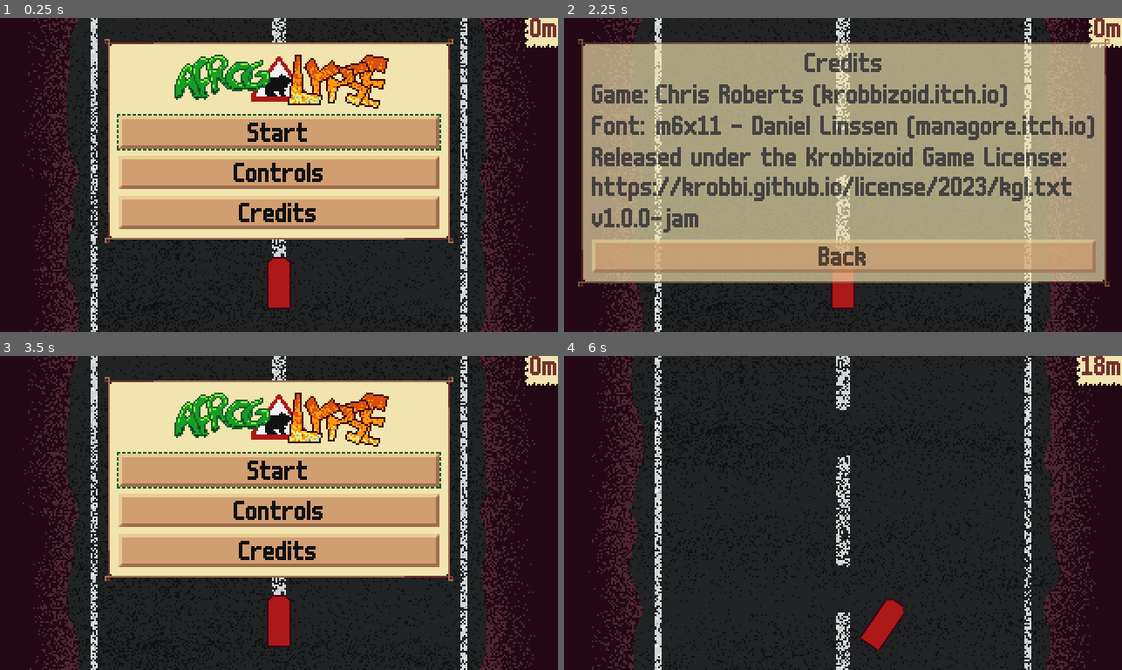
Above: before the commit, frames 1-4 (two rows, left to right).
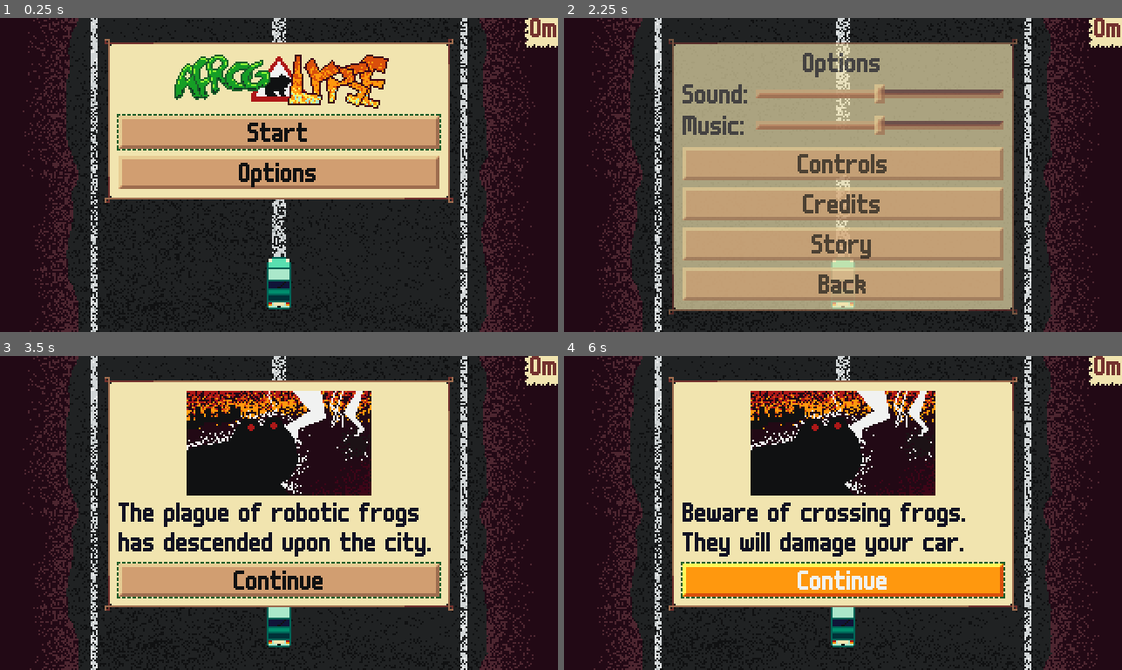
Above: after the commit, the same moments.

Repository: krobbi/afrogalypse
Game: Godot game, scene res://scenes/main/main.tscn
The game is run twice, just before and just after one commit, with the same random seed, the same clock (stepped at 60 frames per second) and the same inputs.
Inputs (mouse positions are in pixels of both pictures, inside the frame that each line leads up to):
- Up to frame 1 (0.25 s): no input
- Up to frame 2 (2.25 s): click "Controls" (after the commit: "Options") at 0.5 s; click "Back" at 1.25 s; click "Credits" (after the commit: "Options") at 2 s
- Up to frame 3 (3.5 s): click "Back" (after the commit: "Story") at 2.75 s
- Up to frame 4 (6 s): click (843, 469) at 3.5 s, where only the run before the commit has a clickable "Start"; click (843, 578) at 4.25 s, where only the run after the commit has a clickable "Continue"; click (843, 578) at 5 s, where only the run after the commit has a clickable "Continue"; hold D (steer_right) from 5.78 s (still down)

The runs differ from the first frame. In frame 1, 9.3% of the frame differs, in the area x 18-82%, y 14-93%; in frame 2, 57%, in the area x 2-98%, y 6-95%; in frame 3, 33%; in frame 4, 47%.

Commit message:
Sound options

Diff:
--- a/autoloads/global/global.gd
+++ b/autoloads/global/global.gd
@@ -19,14 +19,33 @@
 var speed: float = 0.0
 var rng: RandomNumberGenerator = RandomNumberGenerator.new()
 var high_score: int = 0
+var is_main_card: bool = true
+var sound_volume: float = 50.0
+var music_volume: float = 50.0
 
 func _ready() -> void:
+	set_sound_volume(50.0)
+	set_music_volume(50.0)
 	load_data()
 
 
 func reset_rng() -> void:
 	rng.seed = hash("Frog RNG.")
 	rng.state = 0xf706
+
+
+func set_bus_volume(bus_name: String, value: float) -> void:
+	AudioServer.set_bus_volume_db(AudioServer.get_bus_index(bus_name), linear_to_db(value * 0.01))
+
+
+func set_sound_volume(value: float) -> void:
+	sound_volume = value
+	set_bus_volume("Sound", sound_volume)
+
+
+func set_music_volume(value: float) -> void:
+	music_volume = value
+	set_bus_volume("Music", music_volume)
 
 
 func new_game() -> void:
@@ -51,9 +70,11 @@
 		return
 
 	file.store_line(JSON.stringify({
-		"format": "krobbizoid.gmtk-2023.save",
+		"format": "krobbizoid.afrogalypse.save",
 		"version": "1.0.0-jam",
-		"high_score": high_score
+		"high_score": high_score,
+		"sound_volume": sound_volume,
+		"music_volume": music_volume,
 	}))
 	file.close()
 
@@ -67,10 +88,27 @@
 	var result: Variant = JSON.parse_string(file.get_as_text())
 	file.close()
 
-	if result is Dictionary and "high_score" in result:
-		var score: Variant = result["high_score"]
+	if result is Dictionary:
+		if "high_score" in result:
+			var score: Variant = result["high_score"]
 
-		if score is int and score > 0:
-			high_score = score
-		elif score is float and score > 0.0:
-			high_score = int(score)
+			if score is int and score > 0:
+				high_score = score
+			elif score is float and score > 0.0:
+				high_score = int(score)
+
+		if "sound_volume" in result:
+			var volume: Variant = result["sound_volume"]
+
+			if volume is int and volume >= 0 and volume <= 100:
+				set_sound_volume(float(volume))
+			elif volume is float and is_finite(volume) and volume >= 0.0 and volume <= 100.0:
+				set_sound_volume(volume)
+
+		if "music_volume" in result:
+			var volume: Variant = result["music_volume"]
+
+			if volume is int and volume >= 0 and volume <= 100:
+				set_music_volume(float(volume))
+			elif volume is float and is_finite(volume) and volume >= 0.0 and volume <= 100.0:
+				set_music_volume(volume)
--- /dev/null
+++ b/entities/sign_spawner/sign_spawner.gd
@@ -0,0 +1,12 @@
+extends Marker2D
+
+@export var sign_scene: PackedScene
+
+@onready var distance_clock: DistanceClock = $DistanceClock
+
+func spawn_sign() -> void:
+	var sign_entity: Sprite2D = sign_scene.instantiate()
+	randomize()
+	sign_entity.position.x = randf_range(-16.0, 16.0)
+	distance_clock.remaining = randf_range(1000.0, 2000.0)
+	add_child(sign_entity)
--- /dev/null
+++ b/entities/sign_spawner/sign_spawner.tscn
@@ -0,0 +1,17 @@
+[gd_scene load_steps=4 format=3 uid="uid://e48x6rmcjgy7"]
+
+[ext_resource type="Script" path="res://entities/sign_spawner/sign_spawner.gd" id="1_mfihj"]
+[ext_resource type="PackedScene" uid="uid://bmeflkttin1ks" path="res://entities/sign/sign.tscn" id="2_h0faa"]
+[ext_resource type="PackedScene" uid="uid://wrsulnlolt62" path="res://components/distance_clock/distance_clock.tscn" id="3_8mc8v"]
+
+[node name="SignSpawner" type="Marker2D"]
+y_sort_enabled = true
+script = ExtResource("1_mfihj")
+sign_scene = ExtResource("2_h0faa")
+metadata/_edit_group_ = true
+
+[node name="DistanceClock" parent="." instance=ExtResource("3_8mc8v")]
+distance = 1500.0
+instant = false
+
+[connection signal="distance_reached" from="DistanceClock" to="." method="spawn_sign"]
--- a/gui/cards/controls_gui_card.tscn
+++ b/gui/cards/controls_gui_card.tscn
@@ -41,4 +41,4 @@
 layout_mode = 2
 text = "Back"
 
-[connection signal="pressed" from="VBoxContainer/BackButton" to="." method="change_card" binds= ["main"]]
+[connection signal="pressed" from="VBoxContainer/BackButton" to="." method="change_card" binds= ["options"]]
--- a/gui/cards/credits_gui_card.tscn
+++ b/gui/cards/credits_gui_card.tscn
@@ -13,33 +13,32 @@
 layout_mode = 2
 columns = 2
 
-[node name="GameLabel" type="Label" parent="VBoxContainer/CreditsGridContainer" index="0"]
-layout_mode = 2
-text = "Game:"
-
-[node name="GameCreditLabel" type="Label" parent="VBoxContainer/CreditsGridContainer" index="1"]
-layout_mode = 2
-text = "Chris Roberts (krobbizoid.itch.io)"
-
-[node name="FontLabel" type="Label" parent="VBoxContainer/CreditsGridContainer" index="2"]
+[node name="FontLabel" type="Label" parent="VBoxContainer/CreditsGridContainer" index="0"]
 layout_mode = 2
 text = "Font:"
 
-[node name="FontCreditLabel" type="Label" parent="VBoxContainer/CreditsGridContainer" index="3"]
+[node name="FontCreditLabel" type="Label" parent="VBoxContainer/CreditsGridContainer" index="1"]
 layout_mode = 2
 text = "m6x11 - Daniel Linssen (managore.itch.io)"
 
-[node name="LicenseLabel" type="Label" parent="VBoxContainer" index="2"]
+[node name="HSeparator" type="HSeparator" parent="VBoxContainer" index="2"]
+layout_mode = 2
+
+[node name="LicenseLabel" type="Label" parent="VBoxContainer" index="3"]
 layout_mode = 2
 text = "Released under the Krobbizoid Game License:
 https://krobbi.github.io/license/2023/kgl.txt"
 
-[node name="VersionLabel" type="Label" parent="VBoxContainer" index="3"]
+[node name="CopyrightLabel" type="Label" parent="VBoxContainer" index="4"]
+layout_mode = 2
+text = "Copyright © 2023 Chris Roberts (Krobbizoid)."
+
+[node name="VersionLabel" type="Label" parent="VBoxContainer" index="5"]
 layout_mode = 2
 text = "v1.0.0-jam"
 
-[node name="BackButton" type="Button" parent="VBoxContainer" index="4" groups=["focus"]]
+[node name="BackButton" type="Button" parent="VBoxContainer" index="6" groups=["focus"]]
 layout_mode = 2
 text = "Back"
 
-[connection signal="pressed" from="VBoxContainer/BackButton" to="." method="change_card" binds= ["main"]]
+[connection signal="pressed" from="VBoxContainer/BackButton" to="." method="change_card" binds= ["options"]]
--- a/gui/cards/main_gui_card.gd
+++ b/gui/cards/main_gui_card.gd
@@ -1,5 +1,12 @@
 extends GUICard
 
+func _ready() -> void:
+	Global.is_main_card = true
+
+
 func _on_start_button_pressed() -> void:
-	Global.new_game()
-	close_card()
+	if Global.high_score > 0:
+		Global.new_game()
+		close_card()
+	else:
+		change_card("story")
--- a/gui/cards/main_gui_card.tscn
+++ b/gui/cards/main_gui_card.tscn
@@ -16,14 +16,9 @@
 layout_mode = 2
 text = "Start"
 
-[node name="ControlsButton" type="Button" parent="VBoxContainer" index="2"]
+[node name="OptionsButton" type="Button" parent="VBoxContainer" index="2"]
 layout_mode = 2
-text = "Controls"
-
-[node name="CreditsButton" type="Button" parent="VBoxContainer" index="3"]
-layout_mode = 2
-text = "Credits"
+text = "Options"
 
 [connection signal="pressed" from="VBoxContainer/StartButton" to="." method="_on_start_button_pressed"]
-[connection signal="pressed" from="VBoxContainer/ControlsButton" to="." method="change_card" binds= ["controls"]]
-[connection signal="pressed" from="VBoxContainer/CreditsButton" to="." method="change_card" binds= ["credits"]]
+[connection signal="pressed" from="VBoxContainer/OptionsButton" to="." method="change_card" binds= ["options"]]
--- /dev/null
+++ b/gui/cards/options_gui_card.gd
@@ -0,0 +1,31 @@
+extends GUICard
+
+@onready var sound_slider: HSlider = $VBoxContainer/GridContainer/SoundSlider
+@onready var music_slider: HSlider = $VBoxContainer/GridContainer/MusicSlider
+
+var has_changed_options: bool = false
+
+func _ready() -> void:
+	Global.is_main_card = false
+	sound_slider.value = Global.sound_volume
+	sound_slider.value_changed.connect(_on_sound_slider_value_changed)
+	music_slider.value = Global.music_volume
+	music_slider.value_changed.connect(_on_music_slider_value_changed)
+
+
+func _exit_tree() -> void:
+	sound_slider.value_changed.disconnect(_on_sound_slider_value_changed)
+	music_slider.value_changed.disconnect(_on_music_slider_value_changed)
+
+	if has_changed_options:
+		Global.save_data()
+
+
+func _on_sound_slider_value_changed(value: float) -> void:
+	Global.set_sound_volume(value)
+	has_changed_options = true
+
+
+func _on_music_slider_value_changed(value: float) -> void:
+	Global.set_music_volume(value)
+	has_changed_options = true
--- /dev/null
+++ b/gui/cards/options_gui_card.tscn
@@ -0,0 +1,56 @@
+[gd_scene load_steps=3 format=3 uid="uid://dnjoq3cue8j2c"]
+
+[ext_resource type="PackedScene" uid="uid://deche81a76i5" path="res://gui/gui_card.tscn" id="1_kqotr"]
+[ext_resource type="Script" path="res://gui/cards/options_gui_card.gd" id="2_xv3dp"]
+
+[node name="OptionsGUICard" instance=ExtResource("1_kqotr")]
+script = ExtResource("2_xv3dp")
+
+[node name="HeadingLabel" type="Label" parent="VBoxContainer" index="0"]
+layout_mode = 2
+text = "Options"
+horizontal_alignment = 1
+
+[node name="GridContainer" type="GridContainer" parent="VBoxContainer" index="1"]
+layout_mode = 2
+columns = 2
+
+[node name="SoundLabel" type="Label" parent="VBoxContainer/GridContainer" index="0"]
+layout_mode = 2
+text = "Sound:"
+
+[node name="SoundSlider" type="HSlider" parent="VBoxContainer/GridContainer" index="1" groups=["focus"]]
+layout_mode = 2
+step = 5.0
+value = 50.0
+
+[node name="MusicLabel" type="Label" parent="VBoxContainer/GridContainer" index="2"]
+layout_mode = 2
+text = "Music:"
+
+[node name="MusicSlider" type="HSlider" parent="VBoxContainer/GridContainer" index="3" groups=["focus"]]
+layout_mode = 2
+size_flags_horizontal = 3
+step = 5.0
+value = 50.0
+
+[node name="ControlsButton" type="Button" parent="VBoxContainer" index="2"]
+layout_mode = 2
+text = "Controls"
+
+[node name="CreditsButton" type="Button" parent="VBoxContainer" index="3"]
+layout_mode = 2
+text = "Credits"
+
+[node name="Story" type="Button" parent="VBoxContainer" index="4"]
+layout_mode = 2
+text = "Story"
+
+[node name="BackButton" type="Button" parent="VBoxContainer" index="5"]
+layout_mode = 2
+text = "Back"
+
+[connection signal="pressed" from="VBoxContainer/ControlsButton" to="." method="change_card" binds= ["controls"]]
+[connection signal="pressed" from="VBoxContainer/CreditsButton" to="." method="change_card" binds= ["credits"]]
+[connection signal="pressed" from="VBoxContainer/Story" to="." method="change_card" binds= ["story"]]
+[connection signal="pressed" from="VBoxContainer/BackButton" to="." method="change_card" binds= ["main"]]
--- /dev/null
+++ b/gui/cards/story_gui_card.gd
@@ -0,0 +1,42 @@
+extends GUICard
+
+const STORY: Array[String] = [
+	"The plague of robotic frogs\nhas descended upon the city.",
+	"Maybe you can escape if\nyou take to the road.",
+	"Beware of crossing frogs.\nThey will damage your car.",
+	"WASD / Arrow Keys:\nSteer",
+	"Space / Z:\nBrake",
+	"Good luck.",
+]
+
+var story_line: int = 0
+
+@onready var label: Label = $VBoxContainer/Label
+@onready var next_player: AudioStreamPlayer = $NextPlayer
+@onready var done_player: AudioStreamPlayer = $DonePlayer
+
+func _ready() -> void:
+	display_story()
+
+
+func display_story() -> void:
+	label.text = STORY[story_line]
+
+
+func _on_continue_button_pressed() -> void:
+	story_line += 1
+
+	if story_line >= len(STORY):
+		if not done_player.playing:
+			done_player.play()
+
+		await done_player.finished
+
+		if Global.is_main_card:
+			Global.new_game()
+			close_card()
+		else:
+			change_card("options")
+	else:
+		next_player.play()
+		display_story()
--- /dev/null
+++ b/gui/cards/story_gui_card.tscn
@@ -0,0 +1,32 @@
+[gd_scene load_steps=6 format=3 uid="uid://b2vb3ehdi8x42"]
+
+[ext_resource type="PackedScene" uid="uid://deche81a76i5" path="res://gui/gui_card.tscn" id="1_nf20q"]
+[ext_resource type="Script" path="res://gui/cards/story_gui_card.gd" id="2_pqs5w"]
+[ext_resource type="Texture2D" uid="uid://bo4ol0wni6mb6" path="res://resources/textures/gui/story.png" id="2_qdgoc"]
+[ext_resource type="AudioStream" uid="uid://d2ssnljcftjpl" path="res://resources/audio/story_next.ogg" id="4_gofkt"]
+[ext_resource type="AudioStream" uid="uid://by75rlp8d41ao" path="res://resources/audio/story_done.ogg" id="5_fh1hq"]
+
+[node name="StoryGUICard" instance=ExtResource("1_nf20q")]
+script = ExtResource("2_pqs5w")
+
+[node name="TextureRect" type="TextureRect" parent="VBoxContainer" index="0"]
+layout_mode = 2
+texture = ExtResource("2_qdgoc")
+stretch_mode = 3
+
+[node name="Label" type="Label" parent="VBoxContainer" index="1"]
+layout_mode = 2
+
+[node name="ContinueButton" type="Button" parent="VBoxContainer" index="2" groups=["focus"]]
+layout_mode = 2
+text = "Continue"
+
+[node name="NextPlayer" type="AudioStreamPlayer" parent="." index="1"]
+stream = ExtResource("4_gofkt")
+bus = &"Sound"
+
+[node name="DonePlayer" type="AudioStreamPlayer" parent="." index="2"]
+stream = ExtResource("5_fh1hq")
+bus = &"Sound"
+
+[connection signal="pressed" from="VBoxContainer/ContinueButton" to="." method="_on_continue_button_pressed"]
--- a/gui/gui_card_manager.tscn
+++ b/gui/gui_card_manager.tscn
@@ -14,3 +14,4 @@
 
 [node name="NavigatePlayer" type="AudioStreamPlayer" parent="."]
 stream = ExtResource("2_ok4tf")
+bus = &"Sound"
--- a/project.godot
+++ b/project.godot
@@ -19,6 +19,10 @@
 config/icon="res://resources/textures/game/icon.png"
 config/macos_native_icon="res://resources/textures/game/icon.icns"
 config/windows_native_icon="res://resources/textures/game/icon.ico"
+
+[audio]
+
+buses/default_bus_layout="res://resources/audio_bus_layouts/default_bus_layout.tres"
 
 [autoload]
 
--- /dev/null
+++ b/resources/audio_bus_layouts/default_bus_layout.tres
@@ -0,0 +1,15 @@
+[gd_resource type="AudioBusLayout" format=3 uid="uid://i77ianucvnmf"]
+
+[resource]
+bus/1/name = &"Sound"
+bus/1/solo = false
+bus/1/mute = false
+bus/1/bypass_fx = false
+bus/1/volume_db = 0.0
+bus/1/send = &"Master"
+bus/2/name = &"Music"
+bus/2/solo = false
+bus/2/mute = false
+bus/2/bypass_fx = false
+bus/2/volume_db = 0.0
+bus/2/send = &"Master"
--- /dev/null
+++ b/resources/style_boxes/separator.tres
@@ -0,0 +1,8 @@
+[gd_resource type="StyleBoxTexture" load_steps=2 format=3 uid="uid://b3gkks7we23s0"]
+
+[ext_resource type="Texture2D" uid="uid://bxgg680qisi5d" path="res://resources/textures/gui/separator.png" id="1_g0ynv"]
+
+[resource]
+texture = ExtResource("1_g0ynv")
+expand_margin_top = 1.0
+expand_margin_bottom = 1.0
--- a/resources/theme/default_theme.tres
+++ b/resources/theme/default_theme.tres
@@ -6,6 +6,9 @@
 [ext_resource type="FontFile" uid="uid://5mw004debtmf" path="res://resources/fonts/m6x11.ttf" id="1_gjyeg"]
 [ext_resource type="StyleBox" uid="uid://vcfuqpnp7edu" path="res://resources/style_boxes/frame.tres" id="1_t1ikr"]
 [ext_resource type="StyleBox" uid="uid://cfxlxb3ig2dfs" path="res://resources/style_boxes/button_pressed.tres" id="3_n413q"]
+[ext_resource type="StyleBox" uid="uid://b3gkks7we23s0" path="res://resources/style_boxes/separator.tres" id="5_0seit"]
+[ext_resource type="Texture2D" uid="uid://c1j3ergggjv6a" path="res://resources/textures/gui/grabber.png" id="5_frmc3"]
+[ext_resource type="Texture2D" uid="uid://l6xwk25xtim1" path="res://resources/textures/gui/grabber_highlight.png" id="6_7kfc4"]
 
 [resource]
 default_font = ExtResource("1_gjyeg")
@@ -18,5 +21,11 @@
 Button/styles/hover = ExtResource("1_3a3k3")
 Button/styles/normal = ExtResource("1_51hm5")
 Button/styles/pressed = ExtResource("3_n413q")
+HSeparator/styles/separator = ExtResource("5_0seit")
+HSlider/icons/grabber = ExtResource("5_frmc3")
+HSlider/icons/grabber_highlight = ExtResource("6_7kfc4")
+HSlider/styles/grabber_area = ExtResource("1_51hm5")
+HSlider/styles/grabber_area_highlight = ExtResource("1_3a3k3")
+HSlider/styles/slider = ExtResource("3_n413q")
 Label/colors/font_color = Color(0.0627451, 0.0666667, 0.133333, 1)
 PanelContainer/styles/panel = ExtResource("1_t1ikr")
--- a/scenes/main/main.gd
+++ b/scenes/main/main.gd
@@ -1,4 +1,8 @@
 extends Node2D
+
+@onready var music_player: AudioStreamPlayer = $MusicPlayer
 
 func _ready() -> void:
 	Global.gui_card_changed.emit("main")
+	# Avoid nasty loop point on startup.
+	music_player.create_tween().tween_property(music_player, "volume_db", 0.0, 1.0)
--- a/scenes/main/main.tscn
+++ b/scenes/main/main.tscn
@@ -1,10 +1,11 @@
-[gd_scene load_steps=9 format=3 uid="uid://db84bo3f0lyqi"]
+[gd_scene load_steps=10 format=3 uid="uid://db84bo3f0lyqi"]
 
 [ext_resource type="PackedScene" uid="uid://ce26bmikob7bk" path="res://entities/car/car.tscn" id="1_eqoqq"]
 [ext_resource type="Script" path="res://scenes/main/main.gd" id="1_nf3r0"]
 [ext_resource type="PackedScene" uid="uid://c61b2hft4p2fl" path="res://entities/road_mark_spawner/road_mark_spawner.tscn" id="2_6k1et"]
 [ext_resource type="PackedScene" uid="uid://b3vh1c8ohwf5l" path="res://entities/road_mark/road_mark.tscn" id="3_xo548"]
 [ext_resource type="PackedScene" uid="uid://ctjvjk38kys8t" path="res://entities/frog_spawner/frog_spawner.tscn" id="4_dhns2"]
+[ext_resource type="PackedScene" uid="uid://e48x6rmcjgy7" path="res://entities/sign_spawner/sign_spawner.tscn" id="6_k81c5"]
 [ext_resource type="PackedScene" uid="uid://sr272lnrwpkk" path="res://gui/gui_card_manager.tscn" id="6_pwt5t"]
 [ext_resource type="PackedScene" uid="uid://ix2m6stdmdjt" path="res://gui/score_counter/score_counter.tscn" id="8_dg5x7"]
 [ext_resource type="AudioStream" uid="uid://o46cvkf5ntio" path="res://resources/audio/frogrock.ogg" id="8_fr3hv"]
@@ -45,6 +46,9 @@
 [node name="Car" parent="Entities" instance=ExtResource("1_eqoqq")]
 position = Vector2(160, 160)
 
+[node name="SignSpawner" parent="Entities" instance=ExtResource("6_k81c5")]
+position = Vector2(24, -16)
+
 [node name="GUICardManager" parent="." instance=ExtResource("6_pwt5t")]
 
 [node name="ScoreCounter" parent="GUICardManager" instance=ExtResource("8_dg5x7")]
@@ -52,5 +56,6 @@
 
 [node name="MusicPlayer" type="AudioStreamPlayer" parent="."]
 stream = ExtResource("8_fr3hv")
-volume_db = -12.0
+volume_db = -80.0
 autoplay = true
+bus = &"Music"
Not shown, added: resources/audio/story_done.ogg.import
Not shown, added: resources/audio/story_next.ogg.import
Binary file changed: resources/textures/entities/car/car.png
Binary file added: resources/textures/gui/grabber.png
Not shown, added: resources/textures/gui/grabber.png.import
Binary file added: resources/textures/gui/grabber_highlight.png
Not shown, added: resources/textures/gui/grabber_highlight.png.import
Binary file added: resources/textures/gui/separator.png
Not shown, added: resources/textures/gui/separator.png.import
Binary file added: resources/textures/gui/story.png
Not shown, added: resources/textures/gui/story.png.import
Not shown: 1 places in resources/theme/default_theme.tres that only renumber resources
(and 2 more such lines)
